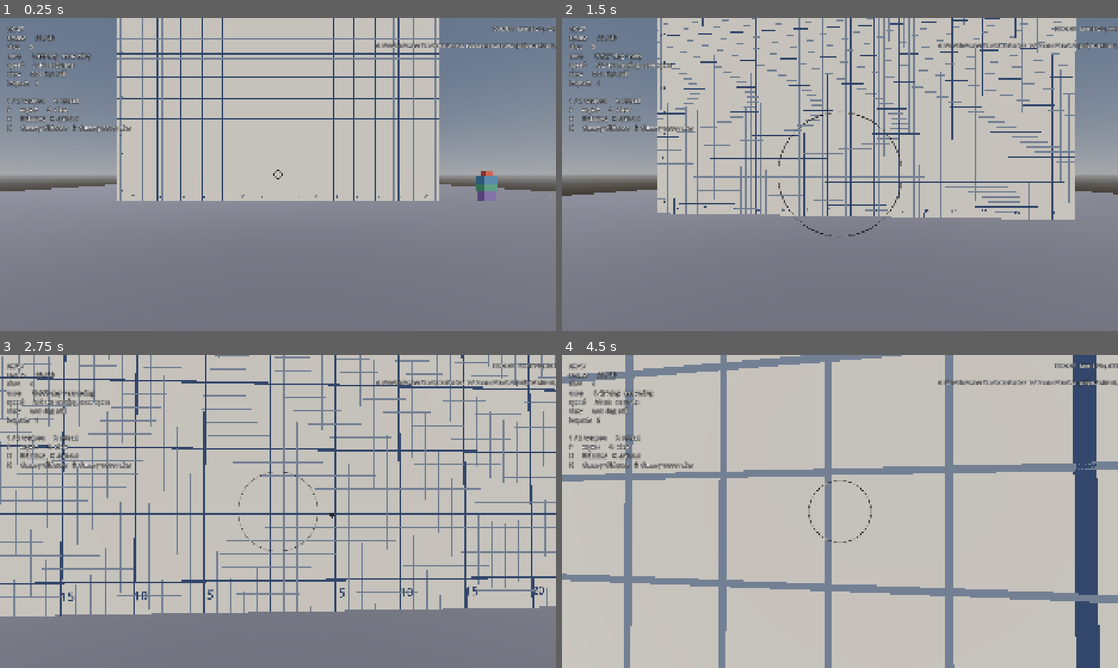
Above: before the commit, frames 1-4 (two rows, left to right).
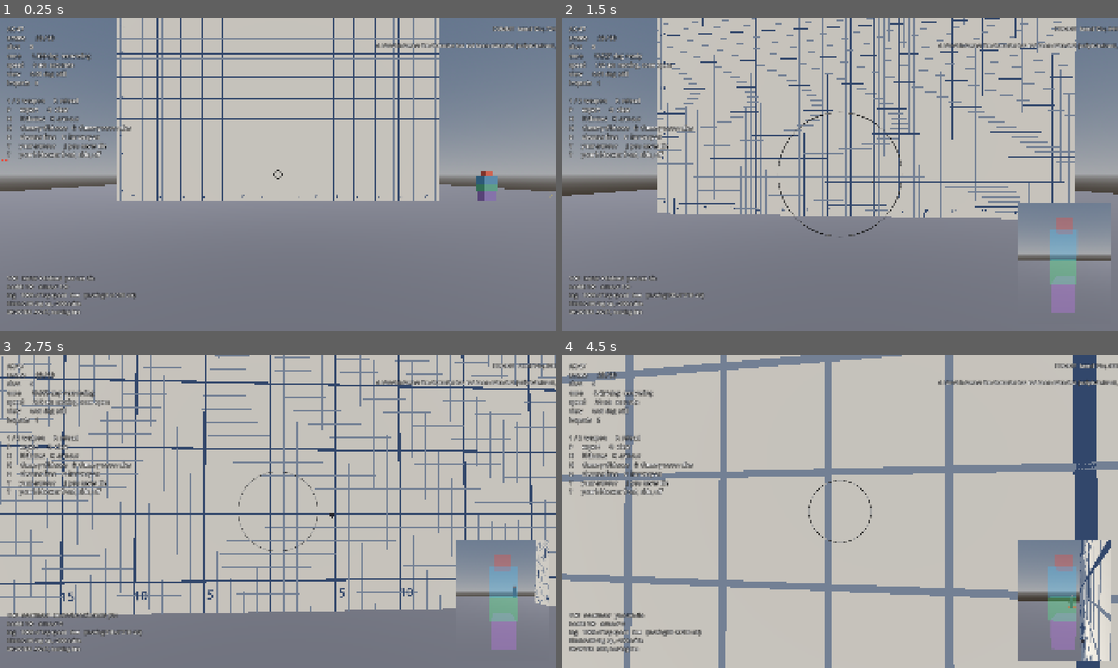
Above: after the commit, the same moments.

Repository: sidcarrollworks/CSGODOT
Game: Godot game, scene res://maps/test_range/test_range.tscn
Two runs of this game, one before a commit and one after it. Both use one fixed random seed, a clock stepped at 60 frames per second and the inputs below. This scene is started directly instead of the project's main scene.
Inputs (mouse positions are in pixels of both pictures, inside the frame that each line leads up to):
- Up to frame 1 (0.25 s): no input
- Up to frame 2 (1.5 s): tap Enter at 0.5 s; move the mouse to (867, 174) at 0.52 s; hold T (hitbox_camera, bound only after the commit) 0.53-1.28 s; hold W (move_forward) from 0.53 s (still down); tap Shift (walk) at 0.6 s; click (867, 174) at 0.67 s; tap Space (jump) at 0.77, 1.07 s; move the mouse to (812, 174) at 1.27 s; tap T (hitbox_camera, bound only after the commit) at 1.35 s
- Up to frame 3 (2.75 s): keep holding W (move_forward); tap Space (jump) at 1.52, 1.82 s; tap Y (player_armour, bound only after the commit) at 1.55 s; move the mouse to (289, 505) at 2.02 s; hold Y (player_armour, bound only after the commit) from 2.03 s (still down); tap J (player_immortal, bound only after the commit) at 2.3 s
- Up to frame 4 (4.5 s): keep holding W (move_forward); move the mouse to (834, 517) at 2.77 s; release Y (player_armour, bound only after the commit) at 2.78 s; tap J (player_immortal, bound only after the commit) at 2.85 s; click (834, 517) at 2.92 s; tap Space (jump) at 3.02, 3.32, 3.77, 4.07 s; tap B (shooter_fire, bound only after the commit) at 3.05 s; move the mouse to (878, 514) at 3.52 s; hold B (shooter_fire, bound only after the commit) 3.53-4.28 s; tap U (shooter_weapon, bound only after the commit) at 3.8, 4.35 s; move the mouse to (795, 508) at 4.27 s

The runs differ from the first frame. In frame 1, 1.2% of the frame differs, in the area x 0-25%, y 36-96%; in frame 2, 3.7%; in frame 3, 5.1%; in frame 4, 7.5%, in the area x 1-99%, y 36-98%.

Commit message:
Put being shot on the test range
A shooter bot left of the wall holds its fire until B, then fires at you
like a dust2 bot; U swaps its weapon (AK-47, M4A1-S, and an MP9 off the
sheet for a 100% tag), Y your armour, J keeps you alive. A readout in the
bottom left gives your tag, speed, flinch and each hit taken, arcs mark
where hits came from, and T opens a window on your own body and hitboxes,
which now sit on a visual layer your camera leaves out rather than being
hidden. 17 new range checks.

Co-Authored-By: Claude Opus 5.5 (1M context) <noreply@anthropic.com>
Claude-Session: https://claude.ai/code/session_01T6qWaB3rAd8CBhUNvcQd9z

Diff:
--- a/maps/test_range/test_range.gd
+++ b/maps/test_range/test_range.gd
@@ -16,6 +16,16 @@
 ## back. Its hitboxes are drawn over it, each round says what it did where it
 ## landed, and the readout keeps a log of the hits and of each kill. Killed,
 ## it goes down, then stands up again where it was, whole.
+##
+## And a shooter, to feel being shot: a bot off to the left of the wall
+## that holds its fire until B, then fires at you in bursts like a dust2
+## bot. U changes its weapon, among them an MP9 for a tag that stops you
+## dead; Y changes your armour, J keeps you alive. The readout in the
+## bottom left says what a hit did to you (your speed, the tag, the
+## flinch), the arcs round the crosshair say where it came from, and T
+## shows your own body and its hitboxes from the front or the side, in a
+## window of their own, to check them against how you stand, crouch and
+## jump.
 
 ## Distance from the firing line to the wall. Spray references are usually
 ## drawn at a fixed distance, so this needs to match whatever you compare
@@ -49,6 +59,14 @@
 	{"name": "no armour", "armor": 0.0, "helmet": false},
 ]
 
+## Where the shooter stands: left of the wall and back, clear of it and of
+## the dummy's lane, about 780 units from the spawn, facing it.
+const SHOOTER_POSITION := Vector3(-640.0, 0.0, -448.0)
+
+## The hitbox window's views of you, and how far off it stands.
+const HITBOX_VIEWS := ["off", "front", "side"]
+const HITBOX_VIEW_DISTANCE := 110.0
+
 ## How many hits the readout keeps.
 const LOG_LINES := 10
 
@@ -58,6 +76,9 @@
 
 var player: PlayerController
 var dummy: Bot
+var shooter: Bot
+var damage_indicator: DamageIndicator
+var hitbox_camera: Camera3D
 
 var _impacts: Array = []
 var _markers: Node3D
@@ -76,6 +97,14 @@
 ## readout shows.
 var _life: Array[Dictionary] = []
 var _log: PackedStringArray = PackedStringArray()
+
+var _shooter_weapon_index: int = 0
+var _player_armour_index: int = 0
+var _hitbox_view_index: int = 0
+var _you_label: Label
+var _hitbox_window: SubViewportContainer
+## The hits you have taken, newest first, as the readout shows them.
+var _taken: PackedStringArray = PackedStringArray()
 
 
 func _ready() -> void:
@@ -93,6 +122,7 @@
 	_build_lane()
 	_build_dummy()
 	_build_player()
+	_build_shooter()
 	_build_hud()
 
 
@@ -109,6 +139,16 @@
 		next_distance()
 	elif event.is_action_pressed(&"dummy_immortal"):
 		toggle_immortal()
+	elif event.is_action_pressed(&"shooter_fire"):
+		toggle_shooter()
+	elif event.is_action_pressed(&"shooter_weapon"):
+		next_shooter_weapon()
+	elif event.is_action_pressed(&"player_armour"):
+		next_player_armour()
+	elif event.is_action_pressed(&"player_immortal"):
+		toggle_player_immortal()
+	elif event.is_action_pressed(&"hitbox_camera"):
+		next_hitbox_view()
 
 
 func _process(_delta: float) -> void:
@@ -151,8 +191,13 @@
 		"P      export      O  clear",
 		"H      hitboxes    K  armour",
 		"N      dummy distance   G  dummy never dies",
+		"B      shooter fires    U  its weapon",
+		"Y      your armour      J  you never die",
+		"T      your hitboxes: front, side, off",
 	])
 	_dummy_label.text = dummy_readout()
+	_you_label.text = you_readout()
+	_place_hitbox_camera()
 
 
 ## Records every shot the player takes, and marks the ones that hit the wall.
@@ -290,6 +335,133 @@
 	tween.chain().tween_callback(label.queue_free)
 
 
+# --- Being shot ------------------------------------------------------------
+
+## The shooter's choices: both rifles, and an MP9 for an SMG's tag. The MP9
+## is every number of its row in the weapon sheet (damage, rate, 100%
+## tagging) on the AK-47's spray, since its own pattern has not been
+## measured, in the AK-47's model.
+static func shooter_weapons() -> Array[WeaponData]:
+	var mp9 := WeaponLibrary.ak47()
+	WeaponSheet.apply(mp9, "MP9")
+	mp9.display_name = "MP9"
+	return [WeaponLibrary.ak47(), WeaponLibrary.m4a1s(), mp9]
+
+
+## What being hit does to you, and who is shooting.
+func you_readout() -> String:
+	if player == null:
+		return ""
+	var target := player.hit_target
+	var lines := PackedStringArray([
+		"YOU   %s   %s" % [
+			ARMOUR[_player_armour_index]["name"],
+			"never die: a kill refills you" if target.immortal else "you can die",
+		],
+		("health %d    armour %d" % [roundi(target.health), roundi(target.armor)]) if player.alive
+			else "dead, back in %.1f s" % player.seconds_to_respawn(),
+		# The tag: how much of your top speed you may have, and have.
+		"tag    %3d%% of top speed  %s   (moving %.0f of %.0f u/s)" % [
+			roundi(player.velocity_modifier * 100.0),
+			"slowed" if player.velocity_modifier < 1.0 else "free",
+			Vector2(player.velocity.x, player.velocity.z).length(), player.config.max_speed,
+		],
+		"flinch %.2f deg up, %.2f aside" % [player.hit_punch.value.y, -player.hit_punch.value.x],
+		"SHOOTER  %s, %s" % [
+			shooter.weapon_data.display_name if shooter != null else "-",
+			"holding fire" if shooter == null or shooter.holds_fire
+				else ("dead" if not shooter.alive else ("firing at you" if shooter.target == player else "looking for you")),
+		],
+		"",
+	])
+	lines.append_array(_taken)
+	return "\n".join(lines)
+
+
+## A bot in the corner, armed, facing the spawn, that holds its fire until
+## told.
+func _build_shooter() -> void:
+	shooter = (load("res://src/bots/bot.tscn") as PackedScene).instantiate() as Bot
+	shooter.name = "Shooter"
+	shooter.team = "CT" if player.team == "T" else "T"
+	shooter.holds_fire = true
+	shooter.weapon_data = shooter_weapons()[_shooter_weapon_index]
+	shooter.weapon_model = shooter.weapon_data.model_path
+	shooter.position = SHOOTER_POSITION
+	var to_spawn := -SHOOTER_POSITION
+	# The game's yaw 0 looks down -Z, and yaw grows towards -X.
+	shooter.yaw_degrees = rad_to_deg(atan2(-to_spawn.x, -to_spawn.z))
+	add_child(shooter)
+	shooter.place(SHOOTER_POSITION, shooter.yaw_degrees)
+	var colour := Color(0.9, 0.3, 0.25)
+	_mark(Vector3(48.0, 0.2, 48.0), SHOOTER_POSITION + Vector3(0.0, 0.1, 0.0), colour)
+	_text("shooter: B to fire, U its weapon", SHOOTER_POSITION + Vector3(0.0, 96.0, 0.0), colour)
+
+
+func toggle_shooter() -> void:
+	shooter.holds_fire = not shooter.holds_fire
+	if shooter.holds_fire:
+		# Stops mid-burst, and turns back to where it waits.
+		shooter.target = null
+
+
+func next_shooter_weapon() -> void:
+	_shooter_weapon_index = (_shooter_weapon_index + 1) % shooter_weapons().size()
+	shooter.arm(shooter_weapons()[_shooter_weapon_index])
+
+
+func next_player_armour() -> void:
+	_player_armour_index = (_player_armour_index + 1) % ARMOUR.size()
+	var armour: Dictionary = ARMOUR[_player_armour_index]
+	player.hit_target.wear(armour["armor"], armour["helmet"])
+
+
+func toggle_player_immortal() -> void:
+	player.hit_target.immortal = not player.hit_target.immortal
+
+
+## A hit on you: an arc on the side it came from, a line in the readout,
+## and whole again if you are not to die.
+func _on_player_hurt(amount: float, zone: StringName, from: Vector3) -> void:
+	damage_indicator.hit_from(from)
+	var data := player.hit_target.last_hit_weapon
+	_taken.insert(0, "%3d  %-8s %s %4.0f u%s  -> %d, tagged to %d%%" % [
+		roundi(amount), zone, data.display_name if data != null else "?",
+		player.global_position.distance_to(from),
+		"  through armour" if player.hit_target.last_hit_armored else "",
+		roundi(player.hit_target.health),
+		roundi(clampf(1.0 - data.tagging_power, 0.0, 1.0) * 100.0) if data != null else 100,
+	])
+	if _taken.size() > 6:
+		_taken.resize(6)
+	if player.hit_target.immortal and player.hit_target.health <= 0.0:
+		player.hit_target.reset()
+
+
+## Off, a view of you from the front, or from your side: your body and its
+## hitboxes as the bots' rounds meet them, which your own camera leaves out.
+func next_hitbox_view() -> void:
+	_hitbox_view_index = (_hitbox_view_index + 1) % HITBOX_VIEWS.size()
+	_hitbox_window.visible = _hitbox_view_index != 0
+	_place_hitbox_camera()
+
+
+func hitbox_view() -> String:
+	return HITBOX_VIEWS[_hitbox_view_index]
+
+
+func _place_hitbox_camera() -> void:
+	if hitbox_camera == null or _hitbox_view_index == 0 or player == null:
+		return
+	var yaw := deg_to_rad(player.yaw_degrees)
+	var forward := Vector3(-sin(yaw), 0.0, -cos(yaw))
+	var right := Vector3(cos(yaw), 0.0, -sin(yaw))
+	var feet := player.global_position
+	var side := forward if hitbox_view() == "front" else right
+	hitbox_camera.global_position = feet + side * HITBOX_VIEW_DISTANCE + Vector3.UP * 44.0
+	hitbox_camera.look_at(feet + Vector3.UP * 36.0, Vector3.UP)
+
+
 func toggle_hitboxes() -> void:
 	if dummy != null:
 		dummy.hit_target.set_hitboxes_drawn(not dummy.hit_target.hitboxes_drawn())
@@ -573,8 +745,11 @@
 func _build_player() -> void:
 	player = (load("res://src/player/player.tscn") as PackedScene).instantiate()
 	add_child(player)
-	player.global_position = Vector3(0.0, 8.0, 0.0)
+	player.place(Vector3(0.0, 8.0, 0.0), 0.0)
 	player.shot_traced.connect(_on_shot)
+	player.hurt.connect(_on_player_hurt)
+	# Your hitboxes are drawn, on the layer only the hitbox window sees.
+	player.hit_target.set_hitboxes_drawn(true)
 
 
 func _build_hud() -> void:
@@ -604,6 +779,42 @@
 	_dummy_label.add_theme_constant_override("outline_size", 6)
 	layer.add_child(_dummy_label)
 
+	_you_label = Label.new()
+	_you_label.set_anchors_and_offsets_preset(Control.PRESET_BOTTOM_LEFT)
+	_you_label.grow_vertical = Control.GROW_DIRECTION_BEGIN
+	_you_label.offset_left = 24.0
+	_you_label.offset_bottom = -24.0
+	_you_label.add_theme_font_size_override("font_size", 18)
+	_you_label.add_theme_color_override("font_outline_color", Color.BLACK)
+	_you_label.add_theme_constant_override("outline_size", 6)
+	layer.add_child(_you_label)
+
+	damage_indicator = DamageIndicator.new()
+	damage_indicator.player = player
+	layer.add_child(damage_indicator)
+
+	# Your body and hitboxes, from outside, in the bottom right: the world
+	# and the layer only this camera takes in, and not the bodies the view
+	# and the bots draw.
+	_hitbox_window = SubViewportContainer.new()
+	_hitbox_window.stretch = true
+	_hitbox_window.set_anchors_and_offsets_preset(Control.PRESET_BOTTOM_RIGHT)
+	_hitbox_window.offset_left = -344.0
+	_hitbox_window.offset_top = -444.0
+	_hitbox_window.offset_right = -24.0
+	_hitbox_window.offset_bottom = -24.0
+	_hitbox_window.visible = false
+	var viewport := SubViewport.new()
+	viewport.size = Vector2i(320, 420)
+	_hitbox_window.add_child(viewport)
+	hitbox_camera = Camera3D.new()
+	hitbox_camera.cull_mask = 1 | PlayerSim.UNSEEN_LAYER
+	hitbox_camera.fov = 50.0
+	hitbox_camera.near = 1.0
+	hitbox_camera.far = 8192.0
+	viewport.add_child(hitbox_camera)
+	layer.add_child(_hitbox_window)
+
 	add_child(layer)
 
 
--- a/project.godot
+++ b/project.godot
@@ -119,6 +119,31 @@
 "events": Array[InputEvent]([Object(InputEventKey,"resource_local_to_scene":false,"resource_name":"","device":16,"windo …(208 unchanged characters)…
 ])
 }
+shooter_fire={
+"deadzone": 0.2,
+"events": Array[InputEvent]([Object(InputEventKey,"resource_local_to_scene":false,"resource_name":"","device":16,"window_id":0,"alt_pressed":false,"shift_pressed":false,"ctrl_pressed":false,"meta_pressed":false,"pressed":false,"keycode":0,"physical_keycode":66,"key_label":0,"unicode":0,"location":0,"echo":false,"script":null)
+])
+}
+shooter_weapon={
+"deadzone": 0.2,
+"events": Array[InputEvent]([Object(InputEventKey,"resource_local_to_scene":false,"resource_name":"","device":16,"window_id":0,"alt_pressed":false,"shift_pressed":false,"ctrl_pressed":false,"meta_pressed":false,"pressed":false,"keycode":0,"physical_keycode":85,"key_label":0,"unicode":0,"location":0,"echo":false,"script":null)
+])
+}
+player_armour={
+"deadzone": 0.2,
+"events": Array[InputEvent]([Object(InputEventKey,"resource_local_to_scene":false,"resource_name":"","device":16,"window_id":0,"alt_pressed":false,"shift_pressed":false,"ctrl_pressed":false,"meta_pressed":false,"pressed":false,"keycode":0,"physical_keycode":89,"key_label":0,"unicode":0,"location":0,"echo":false,"script":null)
+])
+}
+player_immortal={
+"deadzone": 0.2,
+"events": Array[InputEvent]([Object(InputEventKey,"resource_local_to_scene":false,"resource_name":"","device":16,"window_id":0,"alt_pressed":false,"shift_pressed":false,"ctrl_pressed":false,"meta_pressed":false,"pressed":false,"keycode":0,"physical_keycode":74,"key_label":0,"unicode":0,"location":0,"echo":false,"script":null)
+])
+}
+hitbox_camera={
+"deadzone": 0.2,
+"events": Array[InputEvent]([Object(InputEventKey,"resource_local_to_scene":false,"resource_name":"","device":16,"window_id":0,"alt_pressed":false,"shift_pressed":false,"ctrl_pressed":false,"meta_pressed":false,"pressed":false,"keycode":0,"physical_keycode":84,"key_label":0,"unicode":0,"location":0,"echo":false,"script":null)
+])
+}
 
 [physics]
 
--- a/src/bots/bot.gd
+++ b/src/bots/bot.gd
@@ -51,6 +51,10 @@
 ## Its body falling, while it is dead; null otherwise.
 var ragdoll: Ragdoll
 
+## Armed but not shooting: it sees nobody, so it stands or walks its route.
+## The test range's shooter waits like this until it is told to fire.
+@export var holds_fire: bool = false
+
 ## What it hears of its weapon, in the world.
 var weapon_sounds: WeaponSounds
 ## The player it is engaging, or null.
@@ -96,6 +100,15 @@
 		weapon_sounds.equip(weapon_data)
 
 
+## Hands it another weapon's numbers, loaded; it keeps the model it holds.
+func arm(data: WeaponData) -> void:
+	weapon_data = data
+	weapon = Weapon.new(data)
+	weapon.trigger_held = false
+	if weapon_sounds != null:
+		weapon_sounds.equip(data)
+
+
 ## A bot's body is seen, holding its weapon. Without the model's capsules
 ## (not extracted, or a broken extraction) it wears the four standard boxes,
 ## with a grey body to see them by when there is no model either: a bot has
@@ -131,7 +144,7 @@
 		return cmd
 
 	# Nothing to shoot with, nothing to stop for: an unarmed bot just walks.
-	target = _look_for_target() if weapon != null else null
+	target = _look_for_target() if weapon != null and not holds_fire else null
 	if target != null:
 		_seen_for += delta
 	else:
--- a/src/combat/hitbox.gd
+++ b/src/combat/hitbox.gd
@@ -41,6 +41,10 @@
 const FLASH_ALPHA := 0.85
 const FLASH_SECONDS := 0.25
 
+## The visual layers the drawing goes on: the world's, unless the hitbox
+## belongs to a body only some cameras may see (PlayerSim.UNSEEN_LAYER).
+var drawn_layers: int = 1
+
 var _drawn: MeshInstance3D
 var _flash: Tween
 
@@ -65,6 +69,7 @@
 	_drawn.mesh = mesh
 	_drawn.transform = _collision().transform
 	_drawn.cast_shadow = GeometryInstance3D.SHADOW_CASTING_SETTING_OFF
+	_drawn.layers = drawn_layers
 	var material := StandardMaterial3D.new()
 	material.shading_mode = BaseMaterial3D.SHADING_MODE_UNSHADED
 	material.transparency = BaseMaterial3D.TRANSPARENCY_ALPHA
--- a/src/player/player_sim.gd
+++ b/src/player/player_sim.gd
@@ -46,9 +46,9 @@
 ## The body the other players see, animated here whether anyone draws it or
 ## not, as CS2's server animates every player for their hitboxes: the
 ## third-person model with the game's own capsules on its bones. A bot's is
-## drawn; yours is not, since your view draws a body of its own (without
-## the head the camera sits in, set back from the eyes), but it is the one
-## that bots' rounds hit. Null where the character has not been extracted,
+## drawn; yours is on UNSEEN_LAYER, which your camera leaves out, since your
+## view draws a body of its own (without the head the camera sits in, set
+## back from the eyes), but it is the one that bots' rounds hit. Null where the character has not been extracted,
 ## and then HitTarget's four standard boxes stand in (hitbox_source says so).
 var model: PlayerModel
 ## The model's hitboxes, on its bones.
@@ -59,6 +59,11 @@
 ## sheet's tagging power: an AK-47 round leaves 40%, an SMG's none), and it
 ## climbs back from there at TAG_RECOVERY_PER_SECOND.
 var velocity_modifier: float = 1.0
+
+## The visual layer your own body goes on, and nothing else: the body the
+## bots' rounds hit, which your camera leaves out (your view draws its own)
+## and a camera that is there to show you your hitboxes takes in. Layer 20.
+const UNSEEN_LAYER := 1 << 19
 
 ## Where being hit has knocked the aim, in degrees, as (right, up). Unlike
 ## the recoil's view kick this is the aim itself: rounds fired while it is
@@ -161,10 +166,12 @@
 		model.queue_free()
 		model = null
 	elif not drawn:
-		# Hidden mesh by mesh rather than as a whole, so the skeleton the
-		# hitboxes ride keeps posing.
+		# Put where only a camera that asks for it sees it, rather than
+		# hidden: the skeleton the hitboxes ride keeps posing either way, and
+		# the test range shows it to you to check your hitboxes against.
 		for mesh in model.find_children("*", "MeshInstance3D", true, false):
-			(mesh as MeshInstance3D).visible = false
+			(mesh as MeshInstance3D).layers = UNSEEN_LAYER
+			(mesh as MeshInstance3D).cast_shadow = GeometryInstance3D.SHADOW_CASTING_SETTING_OFF
 	if model != null:
 		hitboxes = SkinnedHitboxes.new()
 		hitboxes.name = "Hitboxes"
@@ -173,6 +180,9 @@
 		hitboxes.build(model.character_rig, _capsules, hit_target, MapImporter.SOURCE2_VIEWER_SCALE)
 	if hit_target.hitboxes().is_empty():
 		hit_target.build_standard_body(drawn and model == null)
+	if not drawn:
+		for hitbox in hit_target.hitboxes():
+			hitbox.drawn_layers = UNSEEN_LAYER
 
 
 ## Which hitboxes the player wears, and when they are the stand-in boxes,
--- a/src/player/player_view.gd
+++ b/src/player/player_view.gd
@@ -82,6 +82,8 @@
 		camera.far = 16384.0
 		# CS2's 90, which is horizontal at 4:3; Godot's number is vertical.
 		camera.fov = ViewModelProjection.vertical_fov(ViewModelProjection.WORLD_FOV)
+		# Not the body your hitboxes ride: that one is for everyone else.
+		camera.cull_mask &= ~PlayerSim.UNSEEN_LAYER
 	_show_body()
 	weapon_sounds = WeaponSounds.new()
 	weapon_sounds.name = "WeaponSounds"
--- a/tests/run_model_checks.gd
+++ b/tests/run_model_checks.gd
@@ -540,17 +540,17 @@
 			and _bot.can_see(_victim) and _victim.hit_target != null and _victim.hit_target.hitboxes().size() > 0,
 		"the bot has a weapon that sounds from where it stands, sees the player in front of it, and the player can be hit"
 	)
-	# The player wears the capsules the bot does, on a body nobody sees: the
-	# view draws its own.
-	var hidden := _victim.model != null
+	# The player wears the capsules the bot does, on a body their own camera
+	# does not see: the view draws its own.
+	var hidden := _victim.model != null and (_victim.camera.cull_mask & PlayerSim.UNSEEN_LAYER) == 0
 	if hidden:
 		for mesh in _victim.model.find_children("*", "MeshInstance3D", true, false):
-			hidden = hidden and not (mesh as MeshInstance3D).visible
+			hidden = hidden and (mesh as MeshInstance3D).layers == PlayerSim.UNSEEN_LAYER
 	var head_height: float = _victim.hitboxes.hitboxes[0].global_position.y - _victim.global_position.y \
 		if _victim.hitboxes != null and not _victim.hitboxes.hitboxes.is_empty() else 0.0
 	_check(
 		_victim.hit_target.hitboxes().size() == 19 and hidden and head_height > 50.0 and head_height < 72.0,
-		"the player wears CS2's nineteen capsules too (%d), on a body that is not drawn, the head %.0f up (%s)"
+		"the player wears CS2's nineteen capsules too (%d), on a body their camera leaves out, the head %.0f up (%s)"
 			% [_victim.hit_target.hitboxes().size(), head_height, _victim.hitbox_source()]
 	)
 
--- a/tests/run_range_checks.gd
+++ b/tests/run_range_checks.gd
@@ -3,7 +3,8 @@
 ## Checks the test range's dummy: that it stands in its lane wearing drawn
 ## hitboxes, that a round into it says what it did, that armour and the
 ## helmet change that the way CS does, and that a killed dummy comes back
-## whole where it stood.
+## whole where it stood. And the shooter: that it holds its fire until
+## told, then shoots you, and what that does to you shows.
 ##
 ##   godot --headless --path . --script tests/run_range_checks.gd
 ##
@@ -150,6 +151,7 @@
 	)
 
 	await _test_ragdoll()
+	await _test_being_shot()
 
 	# The armour rules themselves, on a target of their own.
 	var target := HitTarget.new()
@@ -270,6 +272,99 @@
 	holder.queue_free()
 
 
+## The shooter holds its fire until B; then its rounds find you from where
+## it stands, tag you and throw your aim, an arc says where from and the
+## readout says what each did. The switches change its weapon, your armour
+## and whether you can die; T shows your hitboxes in a window of their own.
+func _test_being_shot() -> void:
+	var shooter: Bot = _range.shooter
+	var player: PlayerController = _range.player
+	_check(
+		shooter != null and shooter.holds_fire and shooter.weapon != null and shooter.team != player.team
+			and shooter.weapon_data.display_name == "AK-47",
+		"the shooter stands armed with an AK-47, on the other side, holding its fire"
+	)
+	if shooter == null:
+		return
+	var hurt: Array[float] = []
+	var lowest_tag := [1.0]
+	player.hurt.connect(func(amount: float, _zone: StringName, _from: Vector3) -> void: hurt.append(amount))
+	for i in 128:
+		await physics_frame
+	_check(hurt.is_empty() and shooter.target == null, "held, it leaves you alone for a second")
+
+	_range.toggle_player_immortal()
+	_range.toggle_shooter()
+	for i in 640:
+		await physics_frame
+		lowest_tag[0] = minf(lowest_tag[0], player.velocity_modifier)
+		if hurt.size() >= 3 and i > 256:
+			break
+	await process_frame
+	_check(
+		not shooter.holds_fire and shooter.target == player and hurt.size() >= 1,
+		"B and it turns on you and its rounds land (%d hits)" % hurt.size()
+	)
+	_check(is_equal_approx(lowest_tag[0], 0.4), "an AK-47 hit tags you to 40%% of your speed (%.2f)" % lowest_tag[0])
+	_check(player.alive and player.hit_target.health > 0.0, "J keeps you alive through it (health %.0f)" % player.hit_target.health)
+	_check(_range.damage_indicator.showing() >= 1, "arcs round the crosshair say where the hits came from")
+	var readout: String = _range.you_readout()
+	_check(
+		"tagged to 40%" in readout and "AK-47" in readout,
+		"the readout lists each hit and what it tagged you to"
+	)
+	_range.toggle_shooter()
+	await physics_frame
+	_check(shooter.holds_fire and shooter.target == null, "B again and it holds its fire")
+
+	_range.next_shooter_weapon()
+	_range.next_shooter_weapon()
+	_check(
+		shooter.weapon_data.display_name == "MP9" and is_equal_approx(shooter.weapon.data.tagging_power, 1.0)
+			and is_equal_approx(shooter.weapon.data.base_damage, WeaponSheet.number("MP9", "Damage")),
+		"U round to the MP9, with the sheet's damage and 100%% tagging (%.0f)" % shooter.weapon.data.base_damage
+	)
+	_range.next_shooter_weapon()
+	_check(shooter.weapon_data.display_name == "AK-47", "and round again to the AK-47")
+
+	_range.next_player_armour()
+	_check(player.hit_target.armor == 100.0 and not player.hit_target.helmet, "Y takes your helmet off")
+	_range.next_player_armour()
+	_check(player.hit_target.armor == 0.0, "and Y again your kevlar")
+	_range.next_player_armour()
+	_range.toggle_player_immortal()
+	_check(player.hit_target.helmet and not player.hit_target.immortal, "and both back on, and J lets you die again")
+
+	var main_camera := player.camera
+	var drawn := player.hit_target.hitboxes().all(func(hitbox: Hitbox) -> bool:
+		var mesh := _find_drawn(hitbox)
+		return mesh != null and mesh.layers == PlayerSim.UNSEEN_LAYER)
+	_check(
+		drawn and (main_camera.cull_mask & PlayerSim.UNSEEN_LAYER) == 0,
+		"your hitboxes are drawn where your own camera does not see them"
+	)
+	_range.next_hitbox_view()
+	await process_frame
+	var camera: Camera3D = _range.hitbox_camera
+	var ahead := Vector3(-sin(deg_to_rad(player.yaw_degrees)), 0.0, -cos(deg_to_rad(player.yaw_degrees)))
+	var offset := camera.global_position - player.global_position
+	_check(
+		_range.hitbox_view() == "front" and _range.get("_hitbox_window").visible
+			and (camera.cull_mask & PlayerSim.UNSEEN_LAYER) != 0 and (camera.cull_mask & RigModel.LAYER) == 0
+			and absf(Vector2(offset.x, offset.z).length() - 110.0) < 1.0 and Vector2(offset.x, offset.z).normalized().dot(Vector2(ahead.x, ahead.z)) > 0.99,
+		"T opens a window on them from 110 units in front of you, seeing your body and not the bots' or the view's"
+	)
+	_range.next_hitbox_view()
+	await process_frame
+	offset = camera.global_position - player.global_position
+	_check(
+		_range.hitbox_view() == "side" and absf(Vector2(offset.x, offset.z).normalized().dot(Vector2(ahead.x, ahead.z))) < 0.01,
+		"T again from your side"
+	)
+	_range.next_hitbox_view()
+	_check(not _range.get("_hitbox_window").visible, "and T again shuts it")
+
+
 ## Where to aim for a zone: the middle of that zone's first hitbox.
 func _zone_point(dummy: Bot, zone: StringName) -> Vector3:
 	for hitbox in dummy.hit_target.hitboxes():
Not shown, changed: reference/roadmap.md
